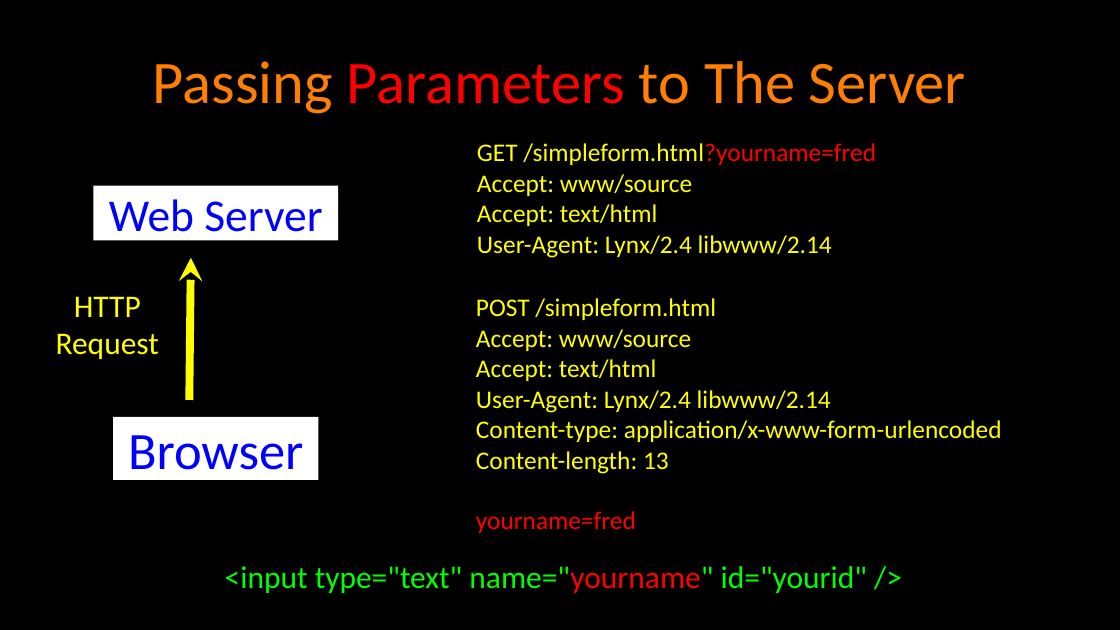
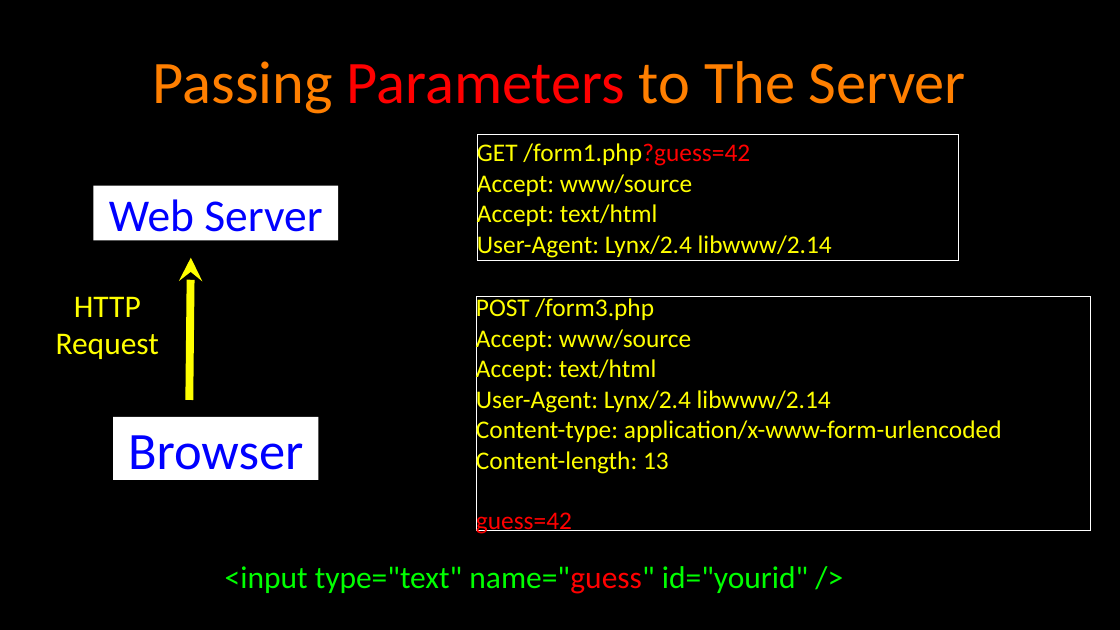
Before and after one commit to csev/wa4e, a slide deck: slide 8 of lectures/PHP-07-Forms.ppt. Drawn at 1120x630 pixels with LibreOffice and Linux fonts; fonts in the diff are those of the drawing. Boxes give left, top, right and bottom in pixels: in the first picture for what was removed or moved away, otherwise in the second. Text is boxed around its words. In the diff, an @@ line names an element or a change of style, - is before the commit and + after.

```diff
--- a/lectures/PHP-07-Forms.ppt
+++ b/lectures/PHP-07-Forms.ppt
@@ rectangle "GET /form1.php?guess=42": place and size @@
-rectangle "GET /form1.php?guess=42" at [477,143,876,258]
+rectangle "GET /form1.php?guess=42" at [477,134,958,260]
@@ rectangle "GET /form1.php?guess=42" at [477,134,958,260]: outline none to #FFFFFF 0.99 pt @@
@@ text in rectangle at [477,141,750,168]: text changed @@
-GET /simpleform.html?yourname=fred
+GET /form1.php?guess=42
@@ text in rectangle at [476,296,654,323]: text changed @@
-POST /simpleform.html
+POST /form3.php
@@ rectangle "POST /form3.php": place and size @@
-rectangle "POST /form3.php" at [476,298,1002,533]
+rectangle "POST /form3.php" at [476,296,1090,530]
@@ rectangle "POST /form3.php" at [476,296,1090,530]: outline none to #FFFFFF 0.99 pt @@
@@ text in rectangle at [476,509,572,534]: text changed @@
-yourname=fred
+guess=42
@@ text at [225,566,808,594]: text changed @@
-<input type="text" name="yourname" id="yourid" />
+<input type="text" name="guess" id="yourid" />
```
Also in this commit, not shown: 1 other slide changed, 1 slide added, 2 other files.
